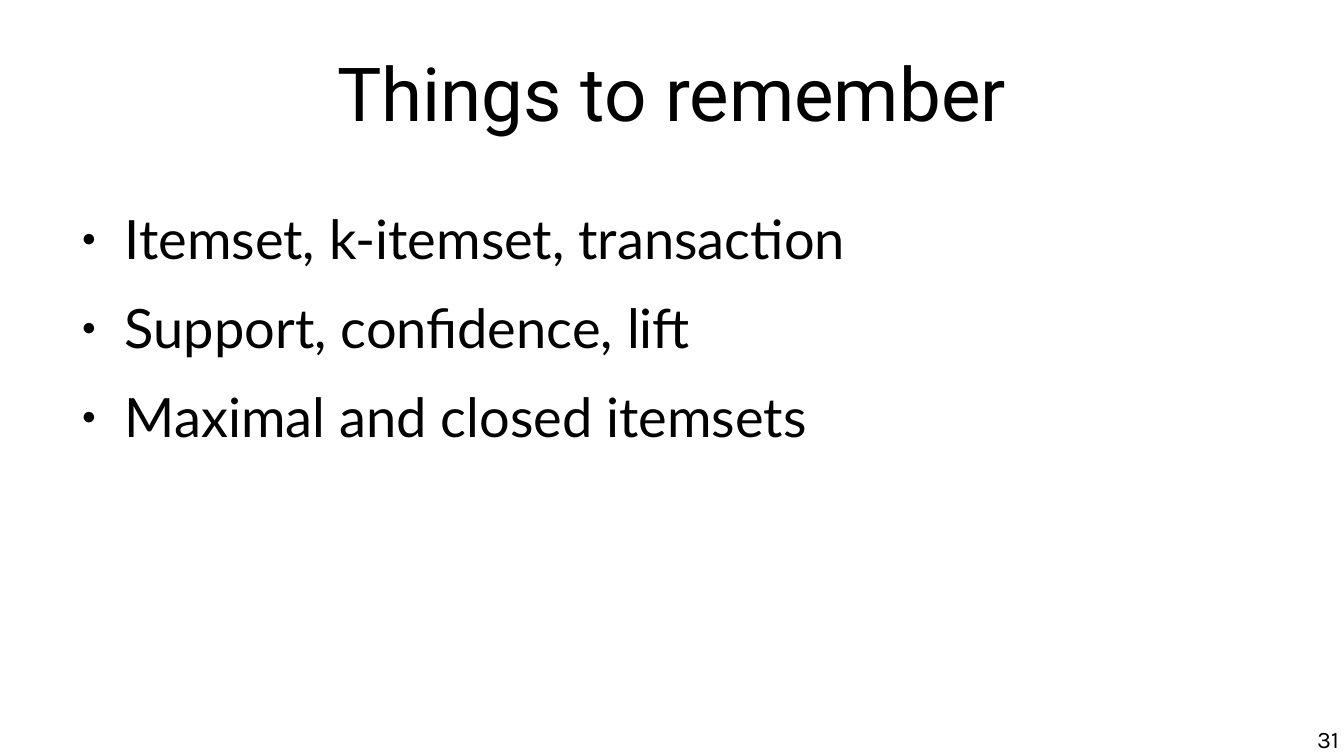
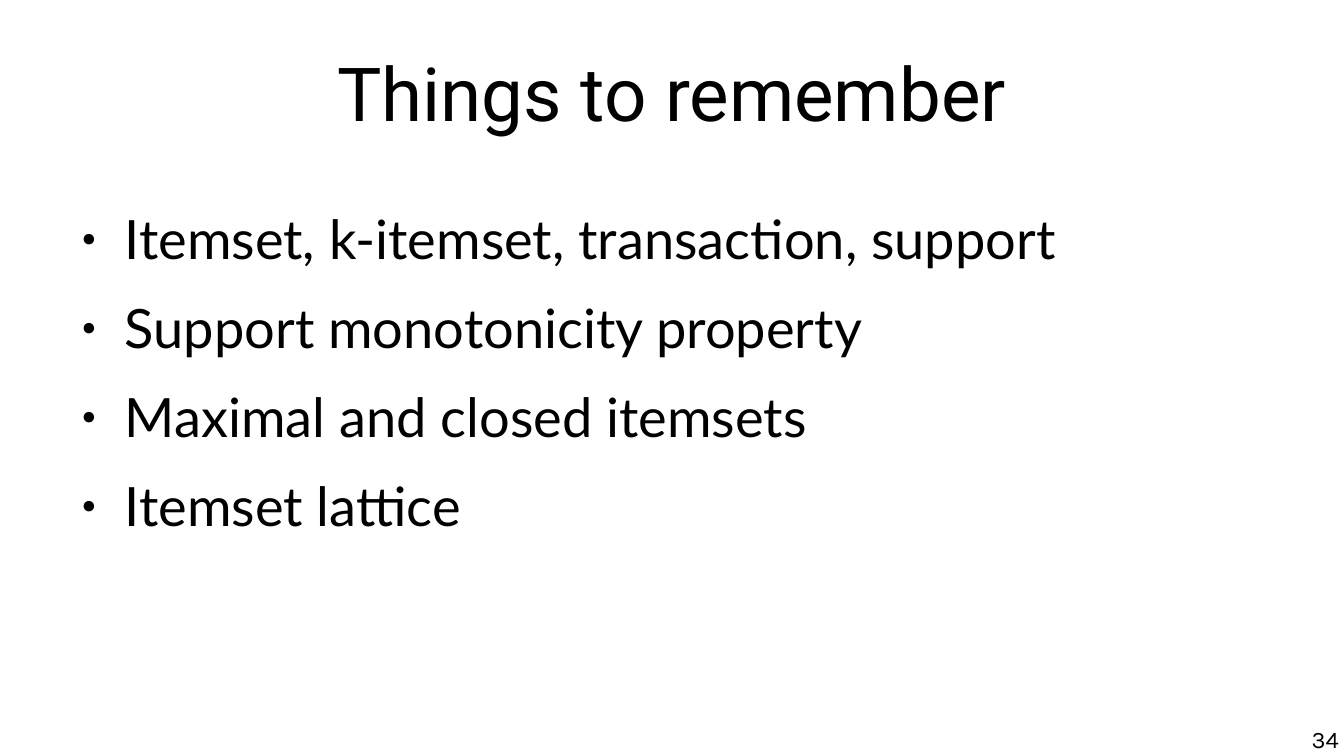
Before and after one commit to chatox/data-mining-course, a slide deck: slide 34 of theory/odp/tt11_itemsets.odp (slide 31 before the commit). Drawn at 1344x756 pixels with LibreOffice and Linux fonts; fonts in the diff are those of the drawing. Boxes give left, top, right and bottom in pixels: in the first picture for what was removed or moved away, otherwise in the second. Text is boxed around its words. In the diff, an @@ line names an element or a change of style, - is before the commit and + after.

```diff
--- a/theory/odp/tt11_itemsets.odp
+++ b/theory/odp/tt11_itemsets.odp
@@ text at bbox=[125, 219, 1055, 358]: text changed @@
-● Itemset, k-itemset, transaction
-● Support, confidence, lift
+● Itemset, k-itemset, transaction, support
+● Support monotonicity property
@@ text at bbox=[125, 486, 461, 527]: paragraph added @@
+● Itemset lattice
@@ page number at bbox=[1312, 733, 1339, 749]: text changed @@
-31
+34
```
Also in this commit, not shown: 17 other slides changed, 3 slides added, 2 other files.
